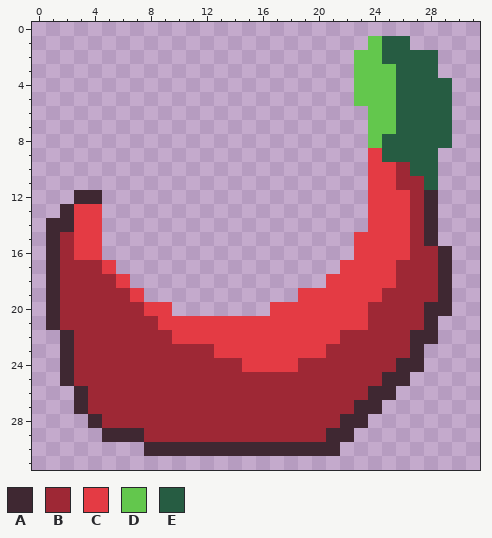
File history of a pixel-art sprite, core/assets/pepperbomb.png. This is how it looked before the edit.
The file is 32x32 pixels.
Palette (. is transparent): A #3f2832  B #9e2835  C #e43b44  D #63c74d  E #265c42
Pixels before, first column x 1:
 1 .......................DEE...
 2 ......................DDEEEE.
 3 ......................DDDEEE.
 4 ......................DDDEEEE
 5 ......................DDDEEEE
 6 .......................DDEEEE
 7 .......................DDEEEE
 8 .......................DEEEEE
 9 .......................CEEEE.
10 .......................CCBEE.
11 .......................CCBBE.
12 ..AA...................CCCBA.
13 .ACC...................CCCBA.
14 AACC...................CCCBA.
15 ABCC..................CCCCBA.
16 ABCC..................CCCCBBA
17 ABBBC................CCCCBBBA
18 ABBBBC..............CCCCCBBBA
19 ABBBBBC...........CCCCCCBBBBA
20 ABBBBBBCC.......CCCCCCCBBBBAA
21 ABBBBBBBCCCCCCCCCCCCCCCBBBBA.
22 .ABBBBBBBCCCCCCCCCCCCBBBBBAA.
23 .ABBBBBBBBBBCCCCCCCCBBBBBBA..
24 .ABBBBBBBBBBBBCCCCBBBBBBBAA..
25 .ABBBBBBBBBBBBBBBBBBBBBBAA...
26 ..ABBBBBBBBBBBBBBBBBBBBAA....
27 ..ABBBBBBBBBBBBBBBBBBBAA.....
28 ...ABBBBBBBBBBBBBBBBBAA......
29 ....AAABBBBBBBBBBBBBAA.......
30 .......AAAAAAAAAAAAAA........
Now the later version:
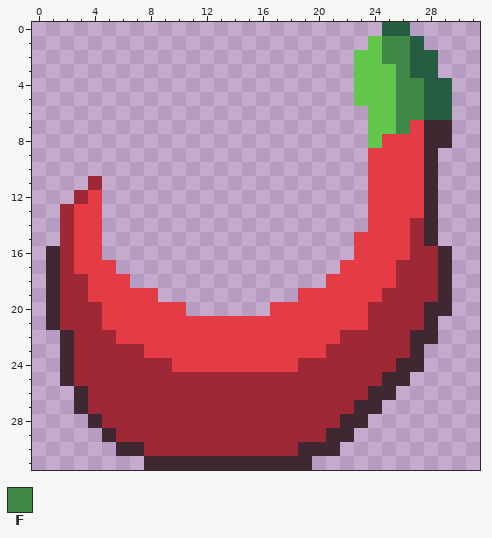
Colours new in this view: F #3e8948
Changes in this commit:
Changed rows in their new state; - is an unchanged pixel.
first column x 1:
 0 ------------------------EE---
 1 ------------------------FFE--
 2 ------------------------FF---
 3 -------------------------F---
 4 -------------------------FF--
 5 -------------------------FF--
 6 -------------------------FF--
 7 -------------------------FCAA
 8 ------------------------CCCAA
 9 ------------------------CCCA-
10 -------------------------CCA-
11 ---B---------------------CCA-
12 --BC----------------------C--
13 -B------------------------C--
14 .B---------------------------
15 .----------------------------
17 --CC-------------------------
18 ---CC------------------------
19 ---CCC-C---------------------
20 ----CCC--C-------------------
21 ----CCCC---------------------
22 -----CCCC--------------------
23 -------CCCCC-----------------
24 ---------CCCCC---------------
first column x 6:
29 BB------------
30 AABBBBBBBBBBB-
31 --AAAAAAAAAAAA
